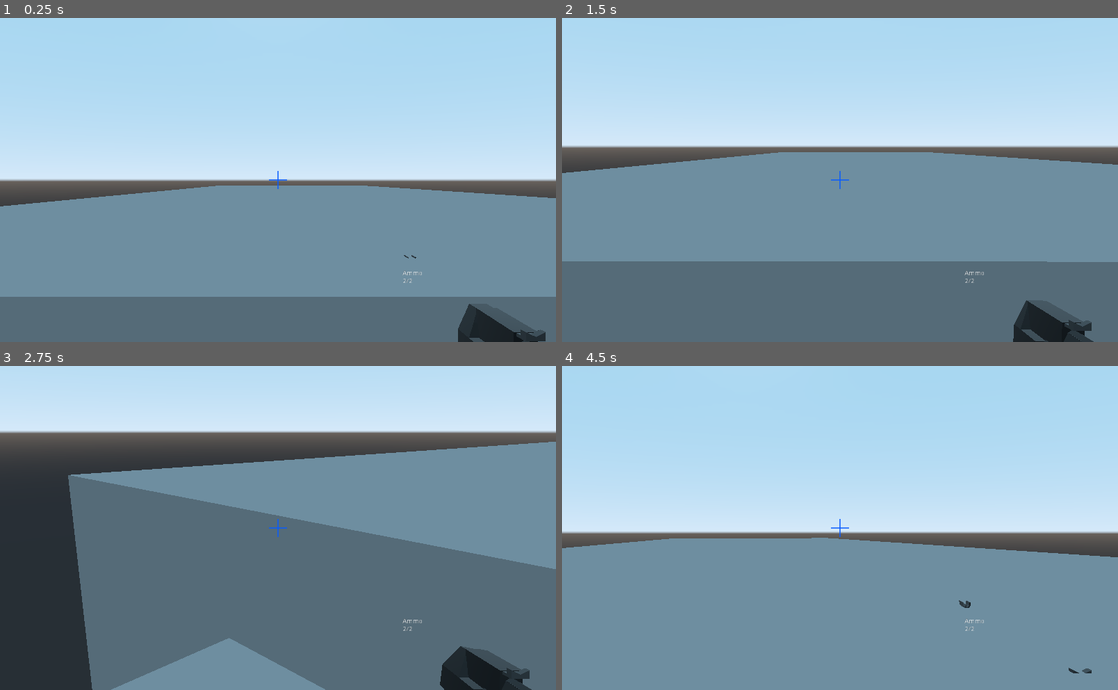
Above: before the commit, frames 1-4 (two rows, left to right).
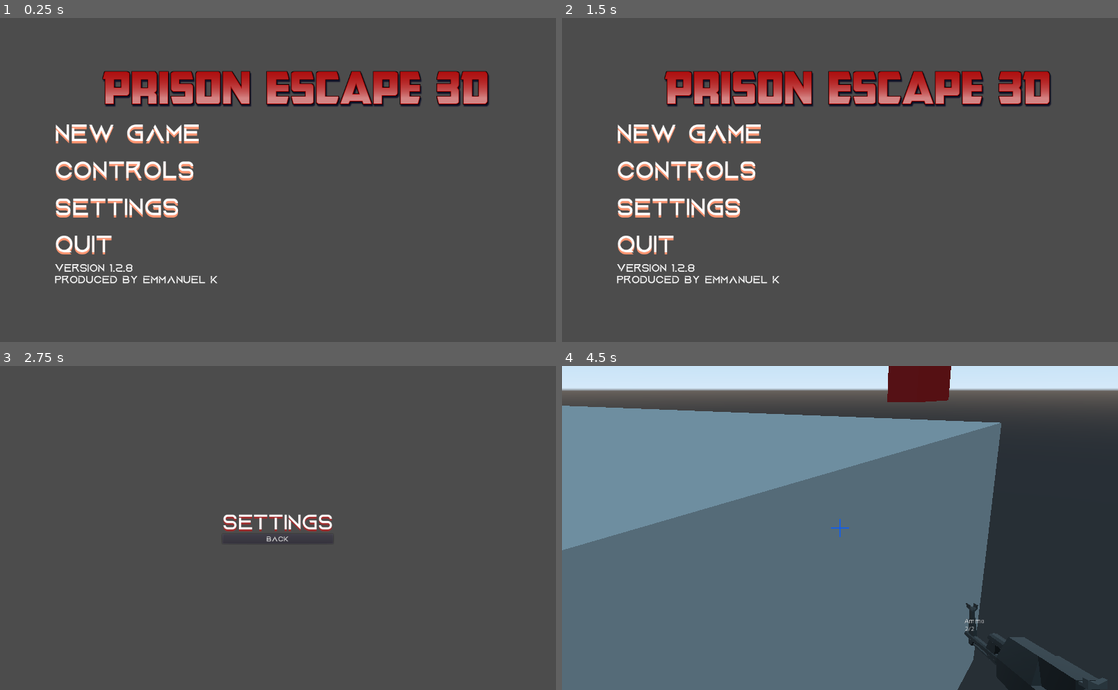
Above: after the commit, the same moments.

Repository: TheNoobBOBXD/Game2021
Game: Godot game, scene res://TitleScreen/TitleScreen.tscn
Same seed, same stepped clock (60 frames per second), same inputs: the game is played once before the commit and once after it. Before the commit the project starts from res://Scenes/World.tscn.
Inputs (mouse positions are in pixels of both pictures, inside the frame that each line leads up to):
- Up to frame 1 (0.25 s): no input
- Up to frame 2 (1.5 s): click (734, 173) at 0.5 s, where only the run after the commit has a clickable "Controls"; click (840, 189) at 1.25 s, where only the run after the commit has a clickable "Back"
- Up to frame 3 (2.75 s): click (172, 557) at 2 s, where only the run after the commit has a clickable "Settings"
- Up to frame 4 (4.5 s): click (840, 537) at 2.75 s, where only the run after the commit has a clickable "Back"; click (734, 482) at 3.5 s, where only the run after the commit has a clickable "New Game"; tap Enter at 4.25 s; move the mouse to (867, 528) at 4.27 s; hold W (move_forward) from 4.28 s (still down); tap E (Interact) at 4.35 s

The runs differ from the first frame. In frame 1, 97% of the frame differs, in the area x 0-100%, y 0-100%; in frame 2, 97%; in frame 3, 92%; in frame 4, 100%.

Commit message:
IMPORTEDEVERYHINGWORKIN
This works, imported stuff from home

Diff:
--- a/PrisonEscape3D/Player/FPSscript.gd
+++ b/PrisonEscape3D/Player/FPSscript.gd
@@ -1,5 +1,6 @@
 extends KinematicBody
 
+#Variables for the player
 #var speed
 #export var sprint_speed = 20
 #export var default_speed = 10
@@ -20,6 +21,7 @@
 func _ready():
 	Input.set_mouse_mode(Input.MOUSE_MODE_CAPTURED)
 
+#when the mouse moves, it stops if u look straight down or straight up 90 degrees. (can't break neck
 func _input(event):
 	if event is InputEventMouseMotion:
 		head.rotate_y(deg2rad(-event.relative.x * mouse_sensitivity))
--- a/PrisonEscape3D/Scenes/World.tscn
+++ b/PrisonEscape3D/Scenes/World.tscn
@@ -15,7 +15,7 @@
 [sub_resource type="CapsuleMesh" id=4]
 
 [node name="World" type="Spatial"]
-transform = Transform( 1.41337, 0, 0, 0, 1.41337, 0, 0, 0, 1.41337, 0, 0, 0 )
+transform = Transform( 2.826, 0, 0, 0, 2.826, 0, 0, 0, 2.826, 0, 0, 0 )
 
 [node name="Player" parent="." instance=ExtResource( 1 )]
 transform = Transform( 0.25, 0, 0, 0, 0.25, 0, 0, 0, 0.25, -4.9527, -8.4344e-08, 11.3754 )
--- /dev/null
+++ b/PrisonEscape3D/TestingToMakeUI/SceneforUI/UserInterface.tscn
@@ -0,0 +1,102 @@
+[gd_scene load_steps=9 format=2]
+
+[ext_resource path="res://TestingToMakeUI/ImportingStuff/Daco_1129462.png" type="Texture" id=1]
+[ext_resource path="res://TestingToMakeUI/ImportingStuff/clipart613994.png" type="Texture" id=2]
+[ext_resource path="res://TestingToMakeUI/ScriptForUI/UserInterface.gd" type="Script" id=3]
+[ext_resource path="res://TestingToMakeUI/ImportingStuff/Aquire-BW0ox.otf" type="DynamicFontData" id=4]
+
+[sub_resource type="DynamicFont" id=1]
+size = 27
+font_data = ExtResource( 4 )
+
+[sub_resource type="StyleBoxFlat" id=2]
+bg_color = Color( 0.94902, 0.12549, 0.12549, 1 )
+border_width_left = 4
+border_width_top = 4
+border_width_right = 4
+border_width_bottom = 4
+border_color = Color( 0.768627, 0, 0, 1 )
+corner_radius_top_right = 8
+corner_radius_bottom_right = 8
+
+[sub_resource type="StyleBoxFlat" id=3]
+bg_color = Color( 0, 0, 0, 0.270588 )
+corner_radius_top_left = 1
+corner_radius_top_right = 10
+corner_radius_bottom_right = 10
+corner_radius_bottom_left = 1
+
+[sub_resource type="DynamicFont" id=4]
+size = 14
+font_data = ExtResource( 4 )
+
+[node name="UserInterface" type="Control"]
+anchor_right = 1.0
+anchor_bottom = 1.0
+margin_left = -0.445465
+margin_top = -1.33635
+margin_right = -0.445435
+margin_bottom = -1.33636
+script = ExtResource( 3 )
+__meta__ = {
+"_edit_use_anchors_": false
+}
+
+[node name="AmmoCount" type="Label" parent="."]
+margin_left = 904.291
+margin_top = 30.2245
+margin_right = 997.291
+margin_bottom = 55.2245
+custom_fonts/font = SubResource( 1 )
+text = "x 1000"
+__meta__ = {
+"_edit_use_anchors_": false
+}
+
+[node name="AmmoPicture" type="TextureRect" parent="AmmoCount"]
+margin_left = -13.0
+margin_top = -9.5
+margin_bottom = 33.5
+rect_rotation = 22.2405
+texture = ExtResource( 2 )
+expand = true
+__meta__ = {
+"_edit_use_anchors_": false
+}
+
+[node name="LifeCounter" type="Label" parent="."]
+margin_left = 445.986
+margin_top = 27.7424
+margin_right = 472.986
+margin_bottom = 55.7424
+custom_fonts/font = SubResource( 1 )
+text = "3"
+__meta__ = {
+"_edit_use_anchors_": false
+}
+
+[node name="LifeCounterPicture" type="TextureRect" parent="LifeCounter"]
+margin_left = -35.0
+margin_top = 1.0
+margin_right = -20.0
+margin_bottom = 49.0
+rect_scale = Vector2( 2.05758, 0.523865 )
+texture = ExtResource( 1 )
+expand = true
+__meta__ = {
+"_edit_use_anchors_": false
+}
+
+[node name="HealthBar" type="ProgressBar" parent="."]
+margin_left = 20.0
+margin_top = 20.0
+margin_right = 400.0
+margin_bottom = 60.0
+custom_styles/fg = SubResource( 2 )
+custom_styles/bg = SubResource( 3 )
+custom_fonts/font = SubResource( 4 )
+value = 69.0
+rounded = true
+__meta__ = {
+"_edit_use_anchors_": false
+}
--- /dev/null
+++ b/PrisonEscape3D/TestingToMakeUI/ScriptForUI/UserInterface.gd
@@ -0,0 +1 @@
+extends Control
--- /dev/null
+++ b/PrisonEscape3D/TestingToMakeUI/ScriptForUI/player_stats.gd
@@ -0,0 +1,40 @@
+extends Node
+
+var health
+var health_max
+var ammo
+var ammo_max
+var lives
+var lives_max
+
+func _ready():
+	health = 100
+	health_max = 100
+	ammo = 100
+	ammo_max = 100
+	lives = 2
+	lives_max = 3
+
+func change_health(amount):
+	health += amount
+	health = clamp(health, 0 , health_max)
+
+func change_ammo(amount):
+	ammo += amount
+	ammo = clamp (ammo, 0 , ammo_max)
+
+func change_lives(amount):
+	lives = amount
+	lives = clamp (lives, 0 , lives_max)
+
+func get_health():
+	return health
+
+func get_ammo():
+	return ammo
+
+func get_lives():
+	return lives
+
+func has_ammo():
+	return ammo > 0
--- /dev/null
+++ b/PrisonEscape3D/TestingToMakeUI/default_env.tres
@@ -0,0 +1,7 @@
+[gd_resource type="Environment" load_steps=2 format=2]
+
+[sub_resource type="ProceduralSky" id=1]
+
+[resource]
+background_mode = 2
+background_sky = SubResource( 1 )
--- /dev/null
+++ b/PrisonEscape3D/TitleScreen/Buttons/ControlButton.tscn
@@ -0,0 +1,9 @@
+[gd_scene load_steps=2 format=2]
+
+[ext_resource path="res://TitleScreen/Buttons/MenuButton.tscn" type="PackedScene" id=1]
+
+[node name="ControlButton" instance=ExtResource( 1 )]
+scene_to_load = "res://TitleScreen/Buttons/ControlButton.tscn"
+
+[node name="Label" parent="." index="0"]
+text = "Controls"
--- /dev/null
+++ b/PrisonEscape3D/TitleScreen/Buttons/MenuButton.tscn
@@ -0,0 +1,31 @@
+[gd_scene load_steps=4 format=2]
+
+[ext_resource path="res://TitleScreen/Images/Aquire-BW0ox.otf" type="DynamicFontData" id=1]
+[ext_resource path="res://TitleScreen/Scripts/MenuButton.gd" type="Script" id=2]
+
+[sub_resource type="DynamicFont" id=1]
+size = 54
+outline_color = Color( 0.742188, 0.605927, 0.605927, 1 )
+font_data = ExtResource( 1 )
+
+[node name="MenuButton" type="Button"]
+margin_right = 1040.0
+margin_bottom = 20.0
+rect_min_size = Vector2( 360, 60 )
+flat = true
+script = ExtResource( 2 )
+__meta__ = {
+"_edit_use_anchors_": false
+}
+
+[node name="Label" type="Label" parent="."]
+anchor_right = 1.0
+anchor_bottom = 1.0
+custom_fonts/font = SubResource( 1 )
+custom_colors/font_color_shadow = Color( 1, 0.592157, 0.45098, 1 )
+custom_constants/shadow_offset_x = 0
+custom_constants/shadow_offset_y = 5
+text = "Label"
+__meta__ = {
+"_edit_use_anchors_": false
+}
--- /dev/null
+++ b/PrisonEscape3D/TitleScreen/Buttons/NewGameButton.tscn
@@ -0,0 +1,8 @@
+[gd_scene load_steps=2 format=2]
+
+[ext_resource path="res://TitleScreen/Buttons/MenuButton.tscn" type="PackedScene" id=1]
+
+[node name="NewGameButton" instance=ExtResource( 1 )]
+
+[node name="Label" parent="." index="0"]
+text = "New Game"
--- /dev/null
+++ b/PrisonEscape3D/TitleScreen/Buttons/Quit.tscn
@@ -0,0 +1,8 @@
+[gd_scene load_steps=2 format=2]
+
+[ext_resource path="res://TitleScreen/Buttons/MenuButton.tscn" type="PackedScene" id=1]
+
+[node name="Quit" instance=ExtResource( 1 )]
+
+[node name="Label" parent="." index="0"]
+text = "Quit"
--- /dev/null
+++ b/PrisonEscape3D/TitleScreen/Buttons/Settings.tscn
@@ -0,0 +1,8 @@
+[gd_scene load_steps=2 format=2]
+
+[ext_resource path="res://TitleScreen/Buttons/MenuButton.tscn" type="PackedScene" id=1]
+
+[node name="Settings" instance=ExtResource( 1 )]
+
+[node name="Label" parent="." index="0"]
+text = "Settings"
--- /dev/null
+++ b/PrisonEscape3D/TitleScreen/Game/Control.tscn
@@ -0,0 +1,26 @@
+[gd_scene load_steps=3 format=2]
+
+[ext_resource path="res://TitleScreen/Game/NewGame.tscn" type="PackedScene" id=1]
+[ext_resource path="res://TitleScreen/Images/PngItem_2037319.png" type="Texture" id=2]
+
+[node name="Control" instance=ExtResource( 1 )]
+
+[node name="TextureRect" type="TextureRect" parent="." index="0"]
+anchor_right = 1.0
+anchor_bottom = 1.0
+rect_scale = Vector2( 1, 0.92 )
+texture = ExtResource( 2 )
+__meta__ = {
+"_edit_use_anchors_": false
+}
+
+[node name="VBoxContainer" parent="CenterContainer" index="0"]
+margin_left = 506.0
+margin_right = 773.0
+
+[node name="Label" parent="CenterContainer/VBoxContainer" index="0"]
+margin_right = 267.0
+text = "Controls"
+
+[node name="Button" parent="CenterContainer/VBoxContainer" index="1"]
+margin_right = 267.0
--- /dev/null
+++ b/PrisonEscape3D/TitleScreen/Game/NewGame.tscn
@@ -0,0 +1,50 @@
+[gd_scene load_steps=5 format=2]
+
+[ext_resource path="res://TitleScreen/Images/Aquire-BW0ox.otf" type="DynamicFontData" id=1]
+[ext_resource path="res://TitleScreen/Scripts/return_to_title.gd" type="Script" id=2]
+
+[sub_resource type="DynamicFont" id=1]
+size = 48
+font_data = ExtResource( 1 )
+
+[sub_resource type="DynamicFont" id=2]
+font_data = ExtResource( 1 )
+
+[node name="NewGame" type="Control"]
+anchor_right = 1.0
+anchor_bottom = 1.0
+script = ExtResource( 2 )
+__meta__ = {
+"_edit_use_anchors_": false
+}
+
+[node name="CenterContainer" type="CenterContainer" parent="."]
+anchor_right = 1.0
+anchor_bottom = 1.0
+__meta__ = {
+"_edit_use_anchors_": false
+}
+
+[node name="VBoxContainer" type="VBoxContainer" parent="CenterContainer"]
+margin_left = 429.0
+margin_top = 326.0
+margin_right = 850.0
+margin_bottom = 394.0
+
+[node name="Label" type="Label" parent="CenterContainer/VBoxContainer"]
+margin_right = 421.0
+margin_bottom = 43.0
+custom_fonts/font = SubResource( 1 )
+custom_colors/font_color_shadow = Color( 0.631373, 0.180392, 0.180392, 1 )
+custom_constants/shadow_offset_x = 0
+custom_constants/shadow_offset_y = 4
+text = "(NewGameScene)"
+
+[node name="Button" type="Button" parent="CenterContainer/VBoxContainer"]
+margin_top = 47.0
+margin_right = 421.0
+margin_bottom = 68.0
+custom_fonts/font = SubResource( 2 )
+text = "Back"
+
+[connection signal="pressed" from="CenterContainer/VBoxContainer/Button" to="." method="_on_Button_pressed"]
--- /dev/null
+++ b/PrisonEscape3D/TitleScreen/Game/Settings.tscn
@@ -0,0 +1,16 @@
+[gd_scene load_steps=2 format=2]
+
+[ext_resource path="res://TitleScreen/Game/NewGame.tscn" type="PackedScene" id=1]
+
+[node name="Settings" instance=ExtResource( 1 )]
+
+[node name="VBoxContainer" parent="CenterContainer" index="0"]
+margin_left = 520.0
+margin_right = 759.0
+
+[node name="Label" parent="CenterContainer/VBoxContainer" index="0"]
+margin_right = 239.0
+text = "Settings"
+
+[node name="Button" parent="CenterContainer/VBoxContainer" index="1"]
+margin_right = 239.0
--- /dev/null
+++ b/PrisonEscape3D/TitleScreen/Scripts/MenuButton.gd
@@ -0,0 +1,4 @@
+#extends Button
+#
+#export (String, FILE, "*.tscn") var scene_to_load
+#
--- /dev/null
+++ b/PrisonEscape3D/TitleScreen/Scripts/fade_in.gd
@@ -0,0 +1,12 @@
+extends ColorRect
+
+signal fade_finished
+
+func fade_in():
+	$AnimationPlayer.play("fade_in")
+
+
+
+
+func _on_AnimationPlayer_animation_finished(anim_name):
+	emit_signal("fade_finished")
--- /dev/null
+++ b/PrisonEscape3D/TitleScreen/Scripts/return_to_title.gd
@@ -0,0 +1,7 @@
+extends Control
+
+
+
+
+func _on_Button_pressed():
+	get_tree().change_scene("res://TitleScreen/TitleScreen.tscn")
--- /dev/null
+++ b/PrisonEscape3D/TitleScreen/Scripts/title_screen.gd
@@ -0,0 +1,32 @@
+extends Control
+
+
+func _ready():
+	$Menu/CenterRow/Buttons.grab_focus()
+
+
+func _on_NewGameButton_pressed():
+	pass
+	get_tree().change_scene("res://Scenes/World.tscn")
+
+
+
+
+func _on_ControlButton_pressed():
+
+	get_tree().change_scene("res://TitleScreen/Game/Control.tscn")
+
+
+
+func _on_Settings_pressed():
+	get_tree().change_scene("res://TitleScreen/Game/Settings.tscn")
+
+
+
+func _on_Quit_pressed():
+	get_tree().quit()
+
+#
+#func _on_FadeIn_fade_finished():
+#	$FadeIn/AnimationPlayer.stop
+#	pass # Replace with function body.
--- /dev/null
+++ b/PrisonEscape3D/TitleScreen/TitleScreen.tscn
@@ -0,0 +1,172 @@
+[gd_scene load_steps=7 format=2]
+
+[ext_resource path="res://TitleScreen/Images/coollogo_com-84443575.png" type="Texture" id=2]
+[ext_resource path="res://TitleScreen/Images/Aquire-BW0ox.otf" type="DynamicFontData" id=5]
+[ext_resource path="res://TitleScreen/fade_in/FadeIn.tscn" type="PackedScene" id=6]
+[ext_resource path="res://TitleScreen/Scripts/title_screen.gd" type="Script" id=7]
+
+[sub_resource type="DynamicFont" id=1]
+size = 54
+outline_color = Color( 0.742188, 0.605927, 0.605927, 1 )
+font_data = ExtResource( 5 )
+
+[sub_resource type="DynamicFont" id=2]
+size = 24
+font_data = ExtResource( 5 )
+
+[node name="TitleScreen" type="Control"]
+anchor_right = 1.0
+anchor_bottom = 1.0
+script = ExtResource( 7 )
+__meta__ = {
+"_edit_use_anchors_": false
+}
+
+[node name="Menu" type="VBoxContainer" parent="."]
+margin_left = 118.0
+margin_top = 80.0
+margin_right = 1158.0
+margin_bottom = 640.0
+__meta__ = {
+"_edit_use_anchors_": false
+}
+
+[node name="Logo" type="TextureRect" parent="Menu"]
+margin_right = 1040.0
+margin_bottom = 141.0
+texture = ExtResource( 2 )
+stretch_mode = 4
+
+[node name="CenterRow" type="HBoxContainer" parent="Menu"]
+margin_top = 145.0
+margin_right = 1040.0
+margin_bottom = 445.0
+size_flags_horizontal = 3
+size_flags_vertical = 3
+
+[node name="Buttons" type="VBoxContainer" parent="Menu/CenterRow"]
+margin_right = 518.0
+margin_bottom = 300.0
+size_flags_horizontal = 3
+size_flags_vertical = 3
+custom_constants/separation = 20
+alignment = 1
+
+[node name="NewGameButton" type="Button" parent="Menu/CenterRow/Buttons"]
+margin_right = 518.0
+margin_bottom = 60.0
+rect_min_size = Vector2( 360, 60 )
+flat = true
+__meta__ = {
+"_edit_use_anchors_": false
+}
+
+[node name="Label" type="Label" parent="Menu/CenterRow/Buttons/NewGameButton"]
+anchor_right = 1.0
+anchor_bottom = 1.0
+custom_fonts/font = SubResource( 1 )
+custom_colors/font_color_shadow = Color( 1, 0.592157, 0.45098, 1 )
+custom_constants/shadow_offset_x = 0
+custom_constants/shadow_offset_y = 5
+text = "New Game"
+__meta__ = {
+"_edit_use_anchors_": false
+}
+
+[node name="ControlButton" type="Button" parent="Menu/CenterRow/Buttons"]
+margin_top = 80.0
+margin_right = 518.0
+margin_bottom = 140.0
+rect_min_size = Vector2( 360, 60 )
+flat = true
+__meta__ = {
+"_edit_use_anchors_": false
+}
+
+[node name="Label" type="Label" parent="Menu/CenterRow/Buttons/ControlButton"]
+anchor_right = 1.0
+anchor_bottom = 1.0
+custom_fonts/font = SubResource( 1 )
+custom_colors/font_color_shadow = Color( 1, 0.592157, 0.45098, 1 )
+custom_constants/shadow_offset_x = 0
+custom_constants/shadow_offset_y = 5
+text = "Controls"
+__meta__ = {
+"_edit_use_anchors_": false
+}
+
+[node name="Settings" type="Button" parent="Menu/CenterRow/Buttons"]
+margin_top = 160.0
+margin_right = 518.0
+margin_bottom = 220.0
+rect_min_size = Vector2( 360, 60 )
+flat = true
+__meta__ = {
+"_edit_use_anchors_": false
+}
+
+[node name="Label" type="Label" parent="Menu/CenterRow/Buttons/Settings"]
+anchor_right = 1.0
+anchor_bottom = 1.0
+custom_fonts/font = SubResource( 1 )
+custom_colors/font_color_shadow = Color( 1, 0.592157, 0.45098, 1 )
+custom_constants/shadow_offset_x = 0
+custom_constants/shadow_offset_y = 5
+text = "Settings"
+__meta__ = {
+"_edit_use_anchors_": false
+}
+
+[node name="Quit" type="Button" parent="Menu/CenterRow/Buttons"]
+margin_top = 240.0
+margin_right = 518.0
+margin_bottom = 300.0
+rect_min_size = Vector2( 360, 60 )
+flat = true
+__meta__ = {
+"_edit_use_anchors_": false
+}
+
+[node name="Label" type="Label" parent="Menu/CenterRow/Buttons/Quit"]
+anchor_right = 1.0
+anchor_bottom = 1.0
+custom_fonts/font = SubResource( 1 )
+custom_colors/font_color_shadow = Color( 1, 0.592157, 0.45098, 1 )
+custom_constants/shadow_offset_x = 0
+custom_constants/shadow_offset_y = 5
+text = "Quit"
+__meta__ = {
+"_edit_use_anchors_": false
+}
+
+[node name="CenterContainer" type="CenterContainer" parent="Menu/CenterRow"]
+margin_left = 522.0
+margin_right = 1040.0
+margin_bottom = 300.0
+size_flags_horizontal = 3
+size_flags_vertical = 3
+
+[node name="Characters" type="TextureRect" parent="Menu/CenterRow/CenterContainer"]
+margin_left = 259.0
+margin_top = 150.0
+margin_right = 259.0
+margin_bottom = 150.0
+
+[node name="VersionLabel" type="Label" parent="Menu"]
+margin_top = 449.0
+margin_right = 1040.0
+margin_bottom = 560.0
+size_flags_horizontal = 3
+size_flags_vertical = 3
+custom_fonts/font = SubResource( 2 )
+text = "Version 1.2.8
+Produced by Emmanuel K"
+
+[node name="FadeIn" parent="." instance=ExtResource( 6 )]
+visible = false
+
+[connection signal="pressed" from="Menu/CenterRow/Buttons/NewGameButton" to="." method="_on_NewGameButton_pressed"]
+[connection signal="pressed" from="Menu/CenterRow/Buttons/ControlButton" to="." method="_on_ControlButton_pressed"]
+[connection signal="pressed" from="Menu/CenterRow/Buttons/Settings" to="." method="_on_Settings_pressed"]
+[connection signal="pressed" from="Menu/CenterRow/Buttons/Quit" to="." method="_on_Quit_pressed"]
+[connection signal="fade_finished" from="FadeIn" to="." method="_on_FadeIn_fade_finished"]
--- /dev/null
+++ b/PrisonEscape3D/TitleScreen/fade_in/FadeIn.tscn
@@ -0,0 +1,61 @@
+[gd_scene load_steps=3 format=2]
+
+[ext_resource path="res://TitleScreen/Scripts/fade_in.gd" type="Script" id=1]
+
+[sub_resource type="Animation" id=1]
+resource_name = "fade_in"
+length = 0.42
+tracks/0/type = "bezier"
+tracks/0/path = NodePath(".:color:r")
+tracks/0/interp = 1
+tracks/0/loop_wrap = true
+tracks/0/imported = false
+tracks/0/enabled = true
+tracks/0/keys = {
+"points": PoolRealArray( 0, -0.25, 0, 0.25, 0, 0, -0.25, 0, 0.25, 0 ),
+"times": PoolRealArray( 0, 0.4 )
+}
+tracks/1/type = "bezier"
+tracks/1/path = NodePath(".:color:g")
+tracks/1/interp = 1
+tracks/1/loop_wrap = true
+tracks/1/imported = false
+tracks/1/enabled = true
+tracks/1/keys = {
+"points": PoolRealArray( 0, -0.25, 0, 0.25, 0, 0, -0.25, 0, 0.25, 0 ),
+"times": PoolRealArray( 0, 0.4 )
+}
+tracks/2/type = "bezier"
+tracks/2/path = NodePath(".:color:b")
+tracks/2/interp = 1
+tracks/2/loop_wrap = true
+tracks/2/imported = false
+tracks/2/enabled = true
+tracks/2/keys = {
+"points": PoolRealArray( 0, -0.25, 0, 0.25, 0, 0, -0.25, 0, 0.25, 0 ),
+"times": PoolRealArray( 0, 0.4 )
+}
+tracks/3/type = "bezier"
+tracks/3/path = NodePath(".:color:a")
+tracks/3/interp = 1
+tracks/3/loop_wrap = true
+tracks/3/imported = false
+tracks/3/enabled = true
+tracks/3/keys = {
+"points": PoolRealArray( 0, -0.25, 0, 0.25, 0, 1, -0.25, 0, 0.25, 0 ),
+"times": PoolRealArray( 0, 0.4 )
+}
+
+[node name="FadeIn" type="ColorRect"]
+anchor_right = 1.0
+anchor_bottom = 1.0
+color = Color( 0, 0, 0, 0 )
+script = ExtResource( 1 )
+__meta__ = {
+"_edit_use_anchors_": false
+}
+
+[node name="AnimationPlayer" type="AnimationPlayer" parent="."]
+anims/fade_in = SubResource( 1 )
+
+[connection signal="animation_finished" from="AnimationPlayer" to="." method="_on_AnimationPlayer_animation_finished"]
--- a/PrisonEscape3D/project.godot
+++ b/PrisonEscape3D/project.godot
@@ -21,7 +21,7 @@
 [application]
 
 config/name="PrisonEscape3D"
-run/main_scene="res://Scenes/World.tscn"
+run/main_scene="res://TitleScreen/TitleScreen.tscn"
 config/icon="res://icon.png"
 
 [autoload]
Binary file added: PrisonEscape3D/TestingToMakeUI/ImportingStuff/Aquire-BW0ox.otf
Binary file added: PrisonEscape3D/TestingToMakeUI/ImportingStuff/Daco_1129462.png
Not shown, added: PrisonEscape3D/TestingToMakeUI/ImportingStuff/Daco_1129462.png.import
Binary file added: PrisonEscape3D/TestingToMakeUI/ImportingStuff/clipart613994.png
Not shown, added: PrisonEscape3D/TestingToMakeUI/ImportingStuff/clipart613994.png.import
Binary file added: PrisonEscape3D/TestingToMakeUI/icon.png
Not shown, added: PrisonEscape3D/TestingToMakeUI/icon.png.import
Binary file added: PrisonEscape3D/TitleScreen/Images/Aquire-BW0ox.otf
Binary file added: PrisonEscape3D/TitleScreen/Images/PngItem_2037319.png
Not shown, added: PrisonEscape3D/TitleScreen/Images/PngItem_2037319.png.import
Binary file added: PrisonEscape3D/TitleScreen/Images/coollogo_com-84443575.png
Not shown, added: PrisonEscape3D/TitleScreen/Images/coollogo_com-84443575.png.import
